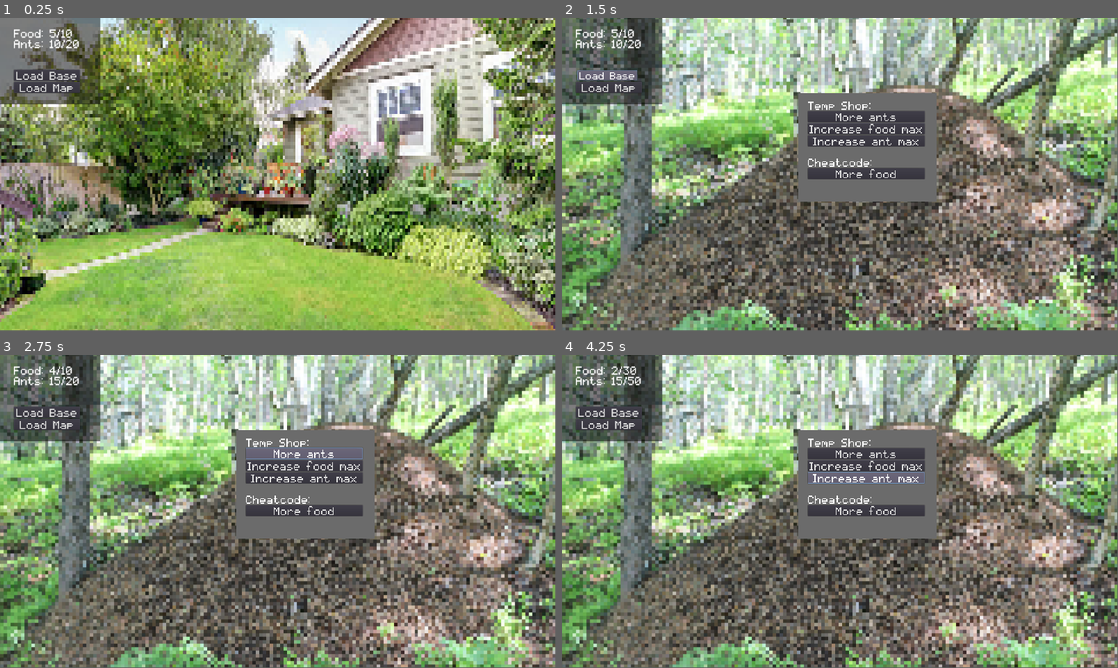
Above: before the commit, frames 1-4 (two rows, left to right).
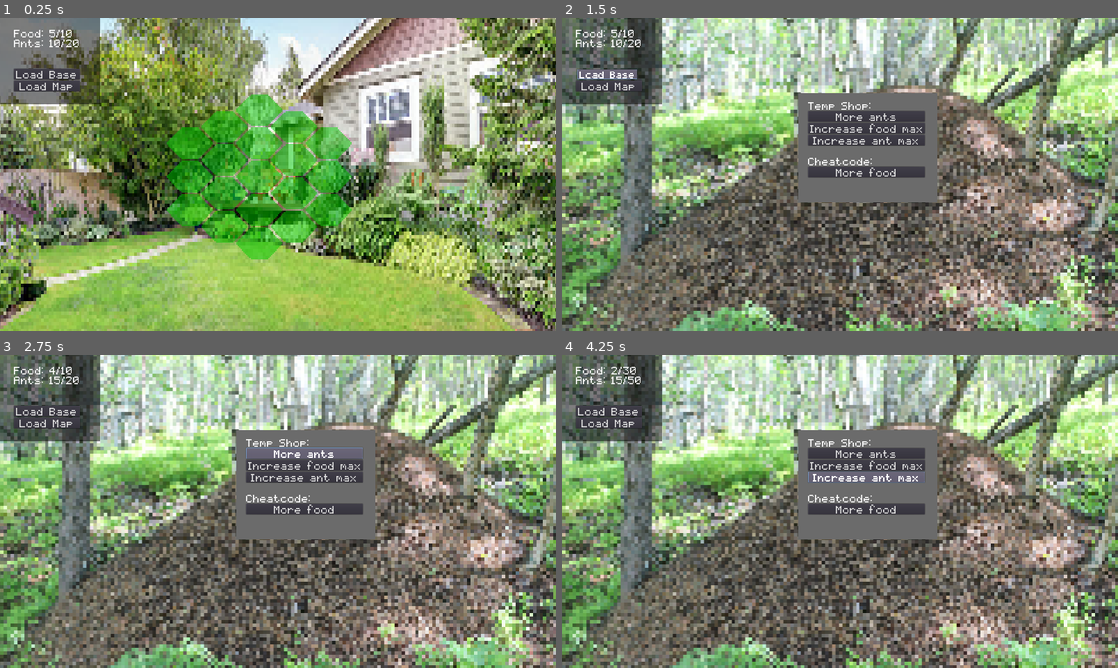
Above: after the commit, the same moments.

Repository: gramozilho/AntColonySimulator
Game: Godot game, scene res://Objects/WorldMap.tscn
The game is run twice, just before and just after one commit, with the same random seed, the same clock (stepped at 60 frames per second) and the same inputs. This scene is started directly instead of the project's main scene.
Inputs (mouse positions are in pixels of both pictures, inside the frame that each line leads up to):
- Up to frame 1 (0.25 s): no input
- Up to frame 2 (1.5 s): tap Enter at 0.5 s; move the mouse to (962, 158) at 0.52 s; click (962, 158) at 0.67 s; click "Load Base" at 1.25 s
- Up to frame 3 (2.75 s): click "More ants" at 2 s
- Up to frame 4 (4.25 s): click "Increase food max" at 2.75 s; click "Increase ant max" at 3.5 s
In our replay, the window is 799x449 before the commit and 800x450 after it. These sizes can differ from the game's own. Grey fills any space a smaller window leaves; there, only what the larger window draws over its background counts as a difference.

The runs differ from the first frame. In frame 1, 68% of the frame differs, in the area x 0-100%, y 0-100%; in frame 2, 14%; in frame 3, 14%; in frame 4, 14%.
Error before the commit: Parse Error: Expected end of statement after expression, got Constant instead. (res://Objects/CreateMap.gd:30)

Commit message:
tool function to create hexagonal map added

Diff:
--- a/HUD/Overlay.tscn
+++ b/HUD/Overlay.tscn
@@ -50,6 +50,7 @@
 anims/Press = SubResource( 2 )
 
 [node name="ArmySize" type="Label" parent="."]
+modulate = Color( 0, 0, 0, 1 )
 anchor_left = 0.5
 anchor_top = 0.5
 anchor_right = 0.5
--- a/Objects/CreateMap.gd
+++ b/Objects/CreateMap.gd
@@ -2,7 +2,7 @@
 extends Node2D
 
 const HexagonTile = preload("res://HUD/Overlay.tscn")
-const tile_distance = Vector2(180/2, 120/2)
+const tile_distance = Vector2(240, 115)
 
 export var map_size = 2 setget set_map_size
 var map_info = {}
@@ -17,25 +17,28 @@
 		for old_tile in get_children():
 			old_tile.free()
 
+	var base_displacement = -Vector2((map_size-1)*tile_distance.x/2,
+		(map_size-1)*tile_distance.y + (map_size-1)/2.0*tile_distance.y )
 	# Create new ones
 	for y in range(2*map_size-1):
 		for x in range(2*map_size-1):
 
-			if ((y+x) >= map_size-1) and ((y+x) <= map_size*2+1):
+			if ((y+x) >= map_size-1) and ((y+x) <= ((map_size-1)*3)):
 
 				var new_tile = HexagonTile.instance()
-				var x_displacement = (x)*tile_distance.x
-				var y_displacement = -(y+x-map_size-1)*tile_distance.y
+				var x_displacement = x*tile_distance.x/2 + base_displacement.x
+				var y_displacement = y*tile_distance.y + x/2.0*tile_distance.y + base_displacement.y
 				new_tile.position = Vector2(x_displacement, y_displacement)
-				new_tile.army_size.text = "aa" 1 #"(" #+ str(x) + "," + str(y) + ")"
+				new_tile.get_node("ArmySize").text = "(" + str(x) + "," + str(y) + ")"
 				# Add info from file
 
-				#$Map.set_owner(new_tile)
+				#new_tile.set_owner(get_node("Map"))
 				add_child(new_tile)
+				new_tile.set_owner(get_tree().get_edited_scene_root())
 
 
 func set_map_size(new_size):
-	if true: #Engine.editor_hint:
+	if Engine.editor_hint:
 		print('Updating map')
 		map_size = new_size
 		map_maker()
--- a/Objects/WorldMap.tscn
+++ b/Objects/WorldMap.tscn
@@ -6,18 +6,95 @@
 [ext_resource path="res://Assets/Fonts/BaseButtonFont.tres" type="DynamicFont" id=4]
 [ext_resource path="res://HUD/BaseButton.tscn" type="PackedScene" id=5]
 [ext_resource path="res://Objects/ActionHUD.gd" type="Script" id=6]
+[ext_resource path="res://HUD/Overlay.gd" type="Script" id=7]
+[ext_resource path="res://HUD/Overlay.tscn" type="PackedScene" id=8]
 
 [node name="WorldMap" type="Node2D"]
 
 [node name="Background" type="Sprite" parent="."]
-position = Vector2( 1001.29, 487.43 )
-scale = Vector2( 3, 4 )
+position = Vector2( 974.633, 507.935 )
+scale = Vector2( 2.9004, 4 )
 texture = ExtResource( 1 )
 
 [node name="Map" type="Node2D" parent="."]
-position = Vector2( 813.743, 910.874 )
+position = Vector2( 895.384, 549.093 )
 script = ExtResource( 2 )
-map_size = 4
+map_size = 3
+
+[node name="OverlayCell" type="Area2D" parent="Map" instance=ExtResource( 8 )]
+position = Vector2( 0, -230 )
+script = ExtResource( 7 )
+
+[node name="OverlayCell2" type="Area2D" parent="Map" instance=ExtResource( 8 )]
+position = Vector2( 120, -172.5 )
+script = ExtResource( 7 )
+
+[node name="OverlayCell3" type="Area2D" parent="Map" instance=ExtResource( 8 )]
+position = Vector2( 240, -115 )
+script = ExtResource( 7 )
+
+[node name="OverlayCell4" type="Area2D" parent="Map" instance=ExtResource( 8 )]
+position = Vector2( -120, -172.5 )
+script = ExtResource( 7 )
+
+[node name="OverlayCell5" type="Area2D" parent="Map" instance=ExtResource( 8 )]
+position = Vector2( 0, -115 )
+script = ExtResource( 7 )
+
+[node name="OverlayCell6" type="Area2D" parent="Map" instance=ExtResource( 8 )]
+position = Vector2( 120, -57.5 )
+script = ExtResource( 7 )
+
+[node name="OverlayCell7" type="Area2D" parent="Map" instance=ExtResource( 8 )]
+position = Vector2( 240, 0 )
+script = ExtResource( 7 )
+
+[node name="OverlayCell8" type="Area2D" parent="Map" instance=ExtResource( 8 )]
+position = Vector2( -240, -115 )
+script = ExtResource( 7 )
+
+[node name="OverlayCell9" type="Area2D" parent="Map" instance=ExtResource( 8 )]
+position = Vector2( -120, -57.5 )
+script = ExtResource( 7 )
+
+[node name="OverlayCell10" type="Area2D" parent="Map" instance=ExtResource( 8 )]
+script = ExtResource( 7 )
+
+[node name="OverlayCell11" type="Area2D" parent="Map" instance=ExtResource( 8 )]
+position = Vector2( 120, 57.5 )
+script = ExtResource( 7 )
+
+[node name="OverlayCell12" type="Area2D" parent="Map" instance=ExtResource( 8 )]
+position = Vector2( 240, 115 )
+script = ExtResource( 7 )
+
+[node name="OverlayCell13" type="Area2D" parent="Map" instance=ExtResource( 8 )]
+position = Vector2( -240, 0 )
+script = ExtResource( 7 )
+
+[node name="OverlayCell14" type="Area2D" parent="Map" instance=ExtResource( 8 )]
+position = Vector2( -120, 57.5 )
+script = ExtResource( 7 )
+
+[node name="OverlayCell15" type="Area2D" parent="Map" instance=ExtResource( 8 )]
+position = Vector2( 0, 115 )
+script = ExtResource( 7 )
+
+[node name="OverlayCell16" type="Area2D" parent="Map" instance=ExtResource( 8 )]
+position = Vector2( 120, 172.5 )
+script = ExtResource( 7 )
+
+[node name="OverlayCell17" type="Area2D" parent="Map" instance=ExtResource( 8 )]
+position = Vector2( -240, 115 )
+script = ExtResource( 7 )
+
+[node name="OverlayCell18" type="Area2D" parent="Map" instance=ExtResource( 8 )]
+position = Vector2( -120, 172.5 )
+script = ExtResource( 7 )
+
+[node name="OverlayCell19" type="Area2D" parent="Map" instance=ExtResource( 8 )]
+position = Vector2( 0, 230 )
+script = ExtResource( 7 )
 
 [node name="ActionHUD" type="Control" parent="."]
 anchor_left = 0.5
@@ -140,5 +217,62 @@
 margin_right = 204.0
 margin_bottom = 38.0
 text = "I'm ready"
+[connection signal="input_event" from="Map/OverlayCell" to="Map/OverlayCell" method="_on_OverlayCell_input_event"]
+[connection signal="mouse_entered" from="Map/OverlayCell" to="Map/OverlayCell" method="_on_OverlayCell_mouse_entered"]
+[connection signal="mouse_exited" from="Map/OverlayCell" to="Map/OverlayCell" method="_on_OverlayCell_mouse_exited"]
+[connection signal="input_event" from="Map/OverlayCell2" to="Map/OverlayCell2" method="_on_OverlayCell_input_event"]
+[connection signal="mouse_entered" from="Map/OverlayCell2" to="Map/OverlayCell2" method="_on_OverlayCell_mouse_entered"]
+[connection signal="mouse_exited" from="Map/OverlayCell2" to="Map/OverlayCell2" method="_on_OverlayCell_mouse_exited"]
+[connection signal="input_event" from="Map/OverlayCell3" to="Map/OverlayCell3" method="_on_OverlayCell_input_event"]
+[connection signal="mouse_entered" from="Map/OverlayCell3" to="Map/OverlayCell3" method="_on_OverlayCell_mouse_entered"]
+[connection signal="mouse_exited" from="Map/OverlayCell3" to="Map/OverlayCell3" method="_on_OverlayCell_mouse_exited"]
+[connection signal="input_event" from="Map/OverlayCell4" to="Map/OverlayCell4" method="_on_OverlayCell_input_event"]
+[connection signal="mouse_entered" from="Map/OverlayCell4" to="Map/OverlayCell4" method="_on_OverlayCell_mouse_entered"]
+[connection signal="mouse_exited" from="Map/OverlayCell4" to="Map/OverlayCell4" method="_on_OverlayCell_mouse_exited"]
+[connection signal="input_event" from="Map/OverlayCell5" to="Map/OverlayCell5" method="_on_OverlayCell_input_event"]
+[connection signal="mouse_entered" from="Map/OverlayCell5" to="Map/OverlayCell5" method="_on_OverlayCell_mouse_entered"]
+[connection signal="mouse_exited" from="Map/OverlayCell5" to="Map/OverlayCell5" method="_on_OverlayCell_mouse_exited"]
+[connection signal="input_event" from="Map/OverlayCell6" to="Map/OverlayCell6" method="_on_OverlayCell_input_event"]
+[connection signal="mouse_entered" from="Map/OverlayCell6" to="Map/OverlayCell6" method="_on_OverlayCell_mouse_entered"]
+[connection signal="mouse_exited" from="Map/OverlayCell6" to="Map/OverlayCell6" method="_on_OverlayCell_mouse_exited"]
+[connection signal="input_event" from="Map/OverlayCell7" to="Map/OverlayCell7" method="_on_OverlayCell_input_event"]
+[connection signal="mouse_entered" from="Map/OverlayCell7" to="Map/OverlayCell7" method="_on_OverlayCell_mouse_entered"]
+[connection signal="mouse_exited" from="Map/OverlayCell7" to="Map/OverlayCell7" method="_on_OverlayCell_mouse_exited"]
+[connection signal="input_event" from="Map/OverlayCell8" to="Map/OverlayCell8" method="_on_OverlayCell_input_event"]
+[connection signal="mouse_entered" from="Map/OverlayCell8" to="Map/OverlayCell8" method="_on_OverlayCell_mouse_entered"]
+[connection signal="mouse_exited" from="Map/OverlayCell8" to="Map/OverlayCell8" method="_on_OverlayCell_mouse_exited"]
+[connection signal="input_event" from="Map/OverlayCell9" to="Map/OverlayCell9" method="_on_OverlayCell_input_event"]
+[connection signal="mouse_entered" from="Map/OverlayCell9" to="Map/OverlayCell9" method="_on_OverlayCell_mouse_entered"]
+[connection signal="mouse_exited" from="Map/OverlayCell9" to="Map/OverlayCell9" method="_on_OverlayCell_mouse_exited"]
+[connection signal="input_event" from="Map/OverlayCell10" to="Map/OverlayCell10" method="_on_OverlayCell_input_event"]
+[connection signal="mouse_entered" from="Map/OverlayCell10" to="Map/OverlayCell10" method="_on_OverlayCell_mouse_entered"]
+[connection signal="mouse_exited" from="Map/OverlayCell10" to="Map/OverlayCell10" method="_on_OverlayCell_mouse_exited"]
+[connection signal="input_event" from="Map/OverlayCell11" to="Map/OverlayCell11" method="_on_OverlayCell_input_event"]
+[connection signal="mouse_entered" from="Map/OverlayCell11" to="Map/OverlayCell11" method="_on_OverlayCell_mouse_entered"]
+[connection signal="mouse_exited" from="Map/OverlayCell11" to="Map/OverlayCell11" method="_on_OverlayCell_mouse_exited"]
+[connection signal="input_event" from="Map/OverlayCell12" to="Map/OverlayCell12" method="_on_OverlayCell_input_event"]
+[connection signal="mouse_entered" from="Map/OverlayCell12" to="Map/OverlayCell12" method="_on_OverlayCell_mouse_entered"]
+[connection signal="mouse_exited" from="Map/OverlayCell12" to="Map/OverlayCell12" method="_on_OverlayCell_mouse_exited"]
+[connection signal="input_event" from="Map/OverlayCell13" to="Map/OverlayCell13" method="_on_OverlayCell_input_event"]
+[connection signal="mouse_entered" from="Map/OverlayCell13" to="Map/OverlayCell13" method="_on_OverlayCell_mouse_entered"]
+[connection signal="mouse_exited" from="Map/OverlayCell13" to="Map/OverlayCell13" method="_on_OverlayCell_mouse_exited"]
+[connection signal="input_event" from="Map/OverlayCell14" to="Map/OverlayCell14" method="_on_OverlayCell_input_event"]
+[connection signal="mouse_entered" from="Map/OverlayCell14" to="Map/OverlayCell14" method="_on_OverlayCell_mouse_entered"]
+[connection signal="mouse_exited" from="Map/OverlayCell14" to="Map/OverlayCell14" method="_on_OverlayCell_mouse_exited"]
+[connection signal="input_event" from="Map/OverlayCell15" to="Map/OverlayCell15" method="_on_OverlayCell_input_event"]
+[connection signal="mouse_entered" from="Map/OverlayCell15" to="Map/OverlayCell15" method="_on_OverlayCell_mouse_entered"]
+[connection signal="mouse_exited" from="Map/OverlayCell15" to="Map/OverlayCell15" method="_on_OverlayCell_mouse_exited"]
+[connection signal="input_event" from="Map/OverlayCell16" to="Map/OverlayCell16" method="_on_OverlayCell_input_event"]
+[connection signal="mouse_entered" from="Map/OverlayCell16" to="Map/OverlayCell16" method="_on_OverlayCell_mouse_entered"]
+[connection signal="mouse_exited" from="Map/OverlayCell16" to="Map/OverlayCell16" method="_on_OverlayCell_mouse_exited"]
+[connection signal="input_event" from="Map/OverlayCell17" to="Map/OverlayCell17" method="_on_OverlayCell_input_event"]
+[connection signal="mouse_entered" from="Map/OverlayCell17" to="Map/OverlayCell17" method="_on_OverlayCell_mouse_entered"]
+[connection signal="mouse_exited" from="Map/OverlayCell17" to="Map/OverlayCell17" method="_on_OverlayCell_mouse_exited"]
+[connection signal="input_event" from="Map/OverlayCell18" to="Map/OverlayCell18" method="_on_OverlayCell_input_event"]
+[connection signal="mouse_entered" from="Map/OverlayCell18" to="Map/OverlayCell18" method="_on_OverlayCell_mouse_entered"]
+[connection signal="mouse_exited" from="Map/OverlayCell18" to="Map/OverlayCell18" method="_on_OverlayCell_mouse_exited"]
+[connection signal="input_event" from="Map/OverlayCell19" to="Map/OverlayCell19" method="_on_OverlayCell_input_event"]
+[connection signal="mouse_entered" from="Map/OverlayCell19" to="Map/OverlayCell19" method="_on_OverlayCell_mouse_entered"]
+[connection signal="mouse_exited" from="Map/OverlayCell19" to="Map/OverlayCell19" method="_on_OverlayCell_mouse_exited"]
 [connection signal="pressed" from="ActionHUD/VBoxContainer/PartySelect/LessAnts" to="ActionHUD" method="_on_LessAnts_pressed"]
 [connection signal="pressed" from="ActionHUD/VBoxContainer/PartySelect/MoreAnts" to="ActionHUD" method="_on_MoreAnts_pressed"]
--- a/project.godot
+++ b/project.godot
@@ -30,6 +30,7 @@
 window/size/width=1920
 window/size/height=1080
 window/size/fullscreen=true
+window/stretch/mode="2d"
 
 [input]
 
Not shown: 1 places in Objects/WorldMap.tscn that only renumber resources
